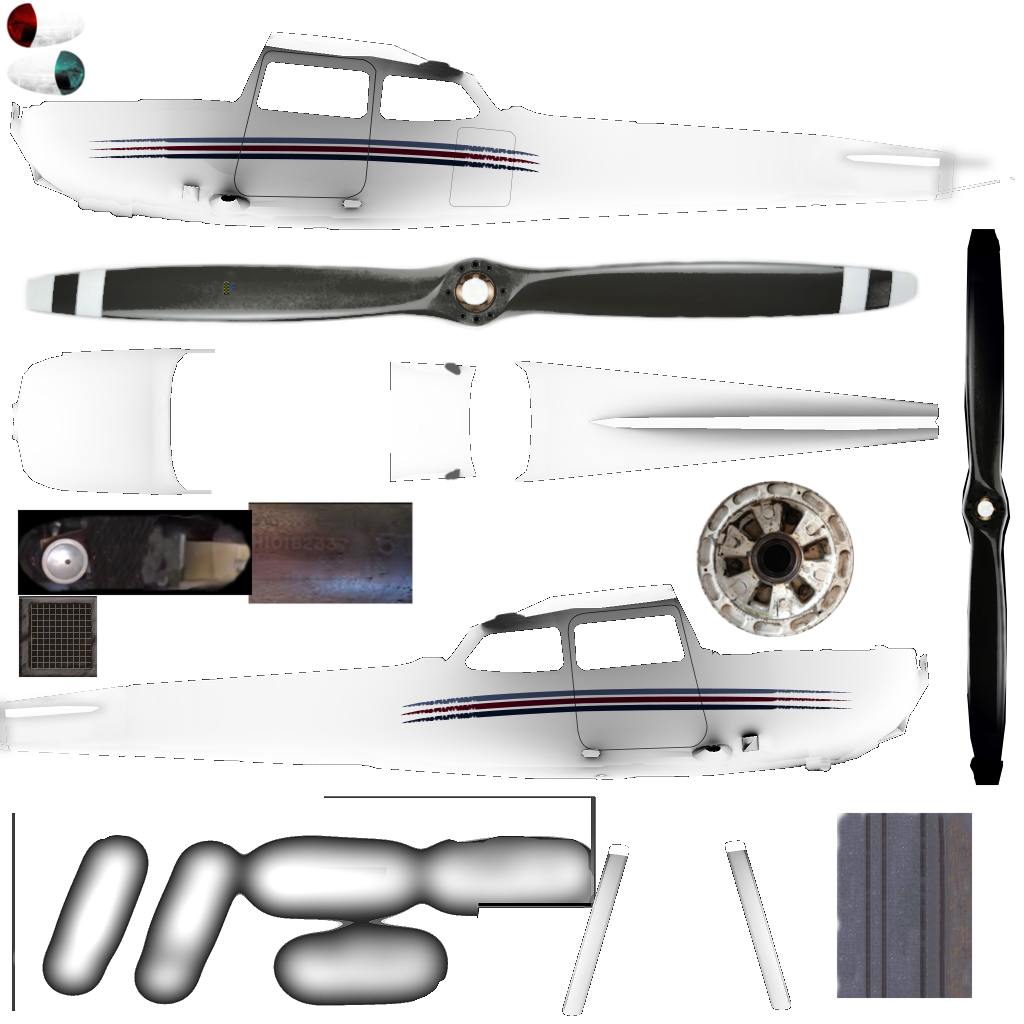
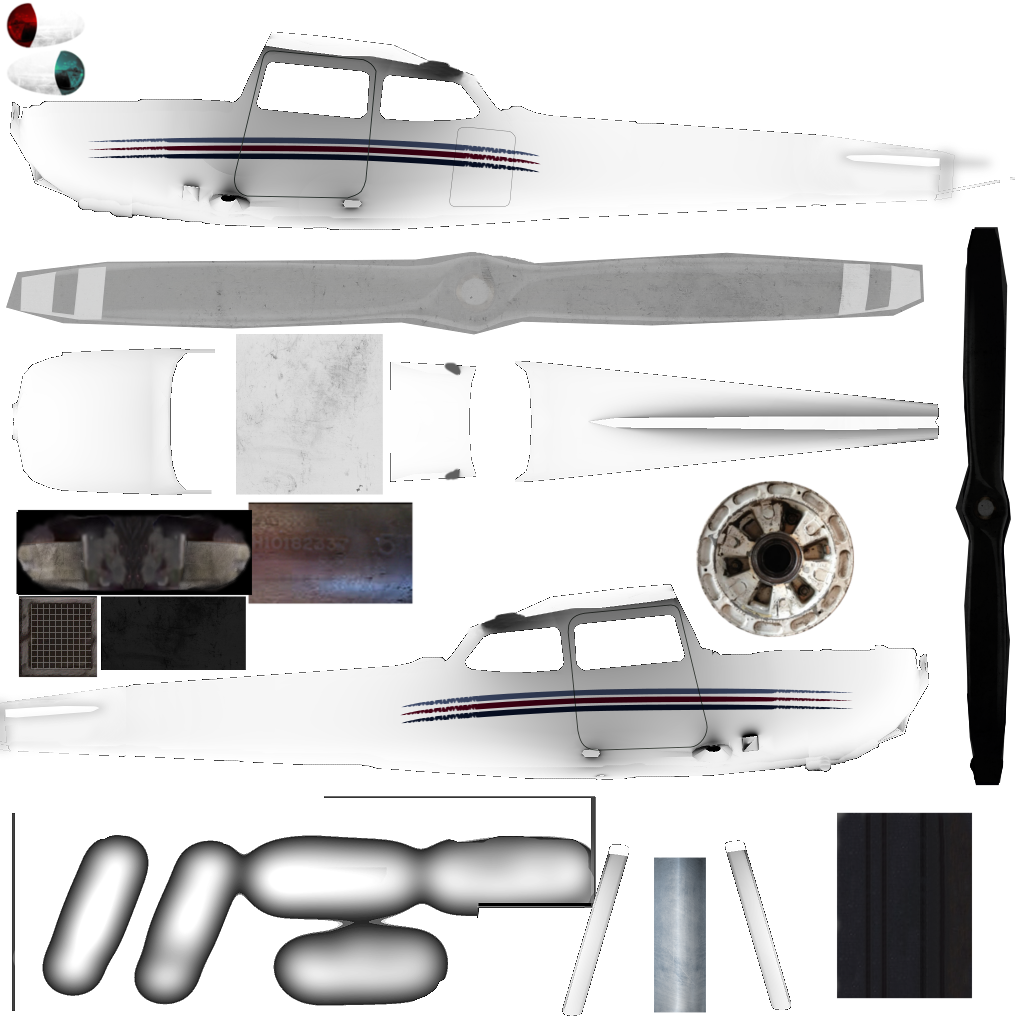
Layers edited between the first and the second w=1024, h=1024 image:
added layer "Clipboard #3" above "height map" over [6, 227, 1011, 1013]
